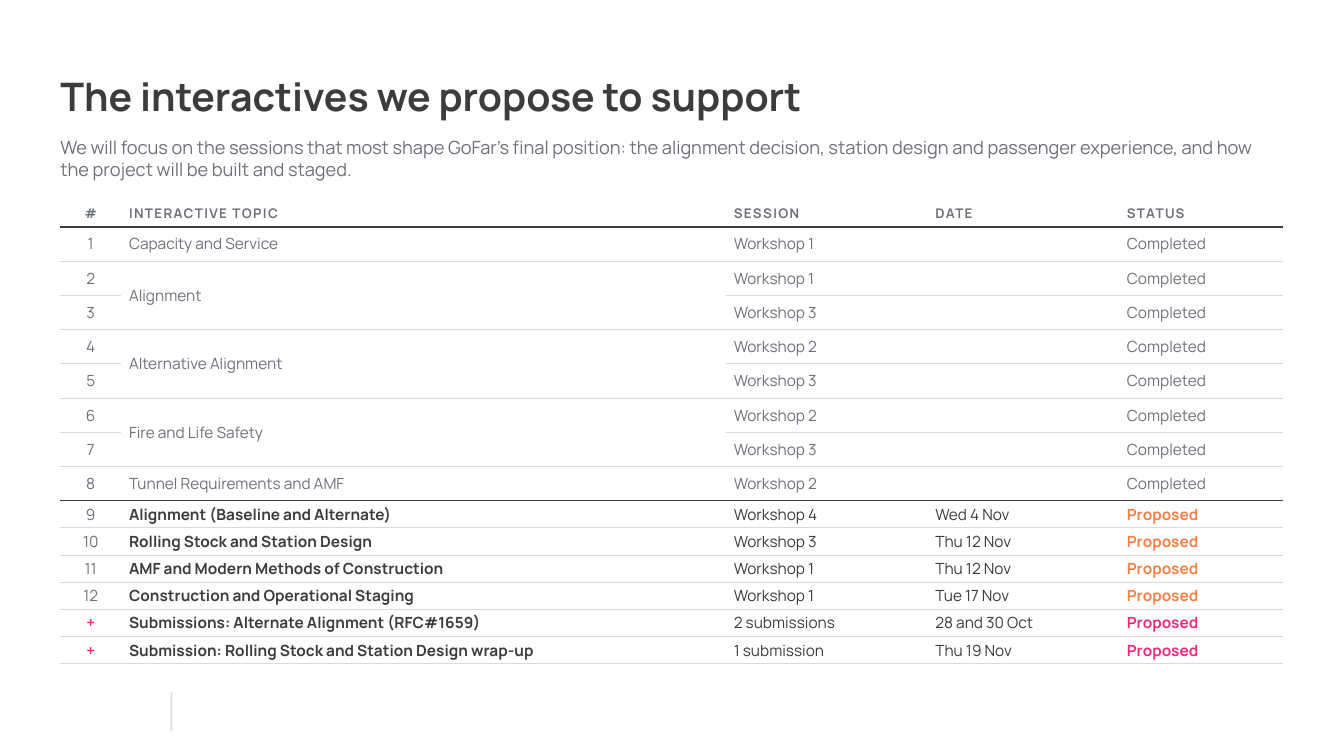
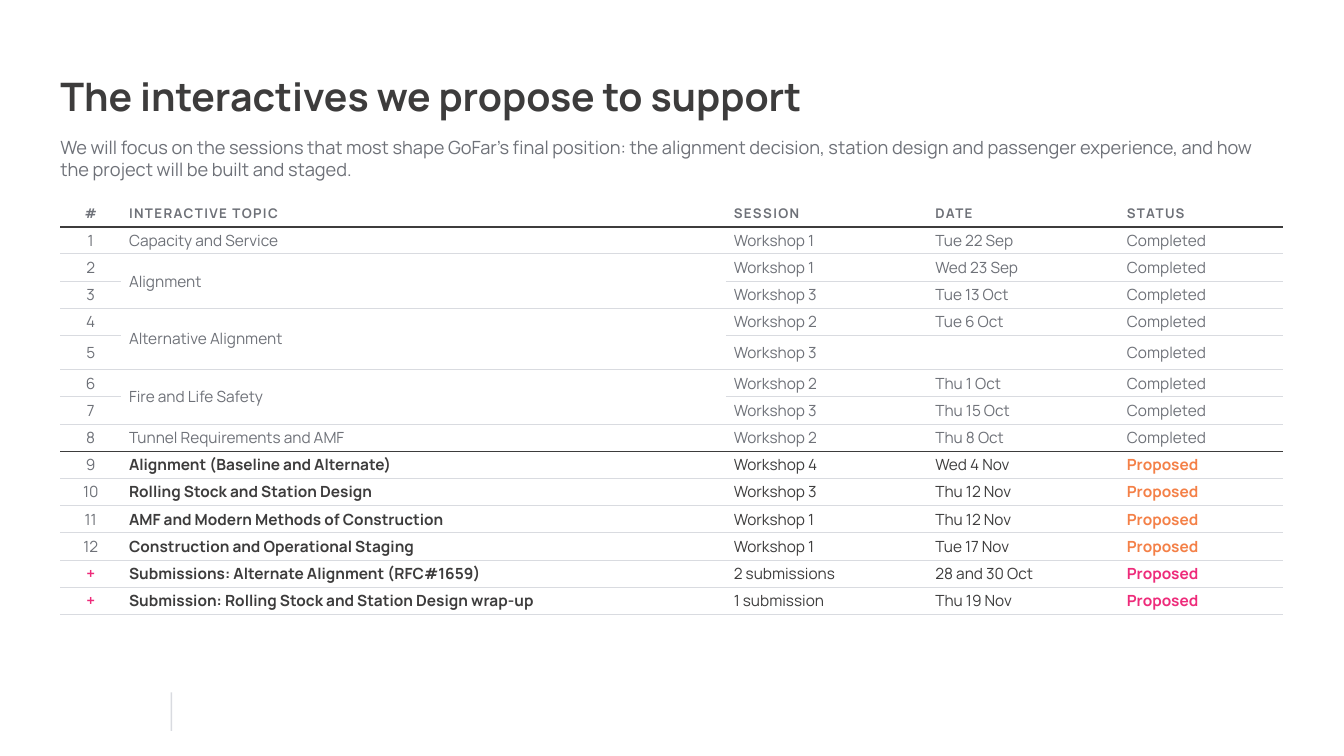
Before and after one commit to alyciawolf02/claude, a slide deck: slide 5 of deck/Our_support_during_the_CV_Phase.pptx. Drawn at 1344x756 pixels with LibreOffice and Linux fonts; fonts in the diff are those of the drawing; background and template pictures are left out. Boxes give left, top, right and bottom in pixels: in the first picture for what was removed or moved away, otherwise in the second. Text is boxed around its words. In the diff, an @@ line names an element or a change of style, - is before the commit and + after.

```diff
--- a/deck/Our_support_during_the_CV_Phase.pptx
+++ b/deck/Our_support_during_the_CV_Phase.pptx
@@ table at [60,200,1284,614] @@
-row 2, column 4: 
+row 2, column 4: Tue 22 Sep
-row 3, column 4: 
+row 3, column 4: Wed 23 Sep
-row 4, column 4: 
+row 4, column 4: Tue 13 Oct
-row 5, column 4: 
+row 5, column 4: Tue 6 Oct
-row 7, column 4: 
+row 7, column 4: Thu 1 Oct
-row 8, column 4: 
+row 8, column 4: Thu 15 Oct
-row 9, column 4: 
+row 9, column 4: Thu 8 Oct
```
